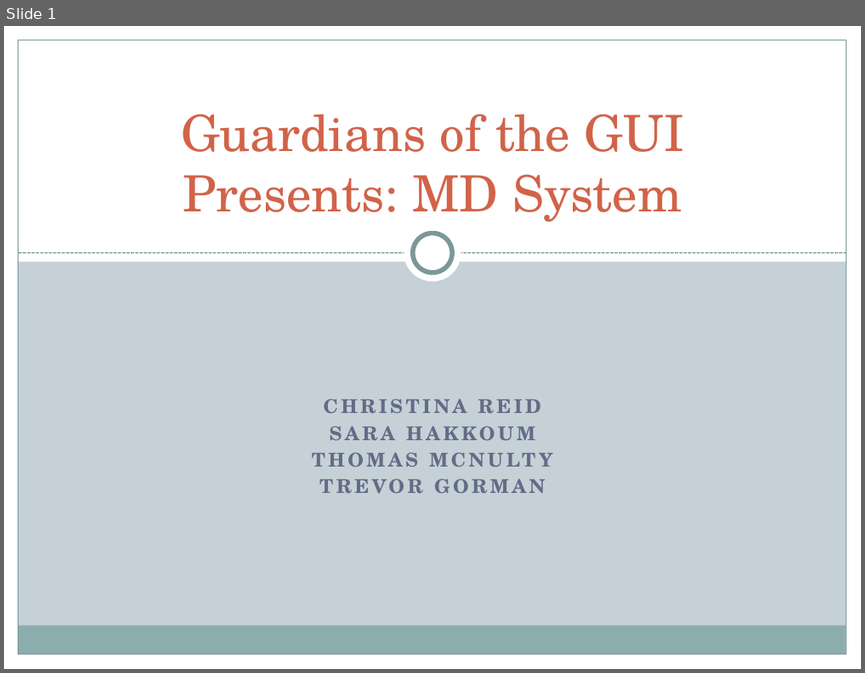
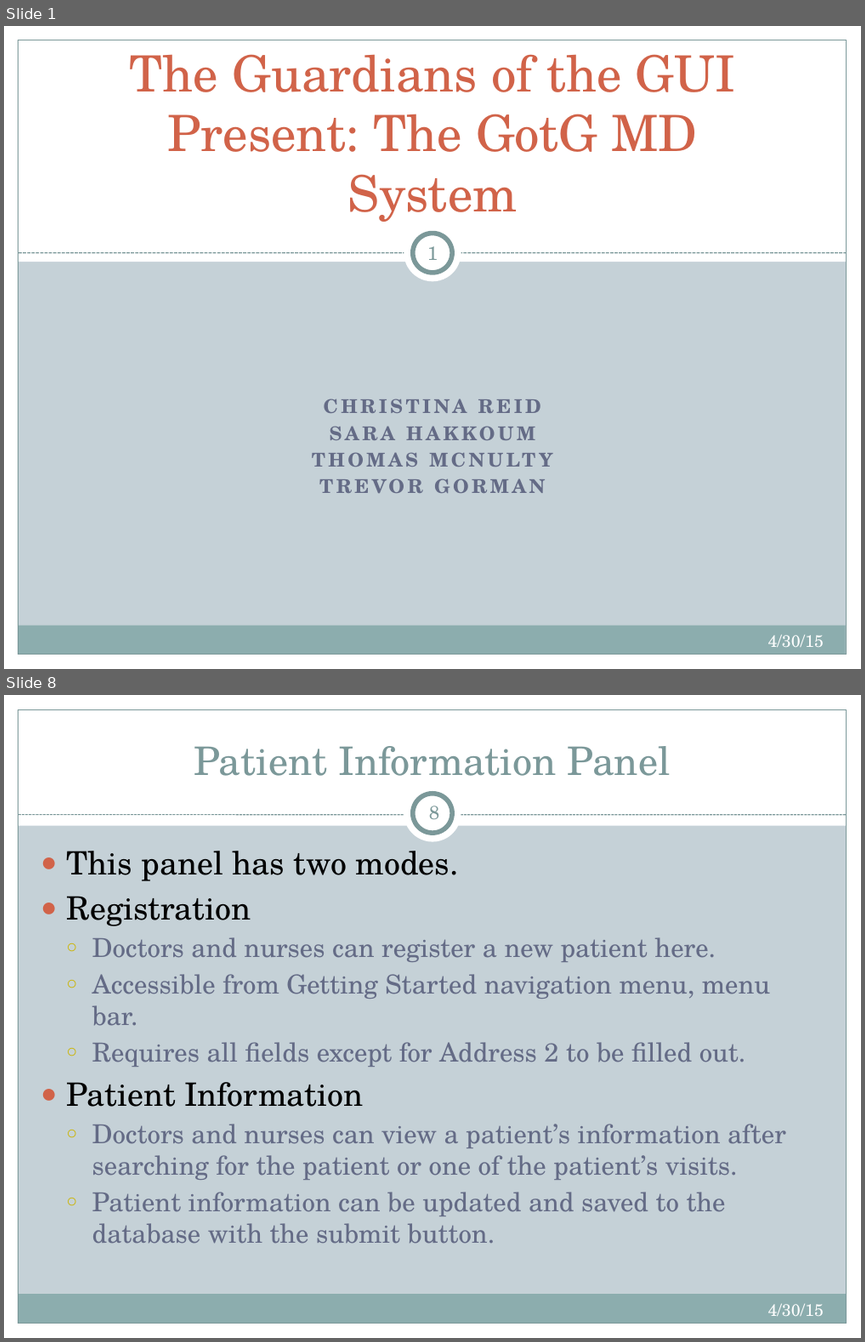
Before and after one commit to tmcnulty14/guardians-md, a slide deck: Guardians of the GUI MD System Presentation.pptx. Shown one above the other, each under a label of ours: slide 1 before the commit, slides 1 and 8 after it; the slides between them are not shown. The pictures are 865x673 and 865x1342 pixels, drawn with LibreOffice and Linux fonts; fonts in the diff are those of the drawing. Boxes give left, top, right and bottom in pixels: in the first picture for what was removed or moved away, otherwise in the second. Text is boxed around its words. In the diff, an @@ line names an element or a change of style, - is before the commit and + after.

```diff
--- a/Guardians of the GUI MD System Presentation.pptx
+++ b/Guardians of the GUI MD System Presentation.pptx
@@ slide 8 added at (4, 695, 861, 1338), background #C5D1D7; not listed: 5 template elements that a slide beside it also shows @@
@@ rectangle added at (4, 695, 861, 825), fill #FFFFFF @@
@@ title added at (194, 746, 670, 776), 33 pt, text #7C999A @@
+Patient Information Panel
@@ ellipse added at (404, 785, 461, 842), fill #FFFFFF @@
@@ ellipse added at (413, 794, 452, 833), fill #FFFFFF, outline #7C999A 4 pt @@
@@ line added from (18, 815) to (846, 815), #7C999A 0.75 pt dashed @@
@@ page number added at (429, 805, 439, 819), 16 pt, text #7C999A @@
+8
@@ text added at (66, 851, 786, 1243), 22 pt, text #646B86 @@
+● This panel has two modes.
+● Registration
+  ○ Doctors and nurses can register a new patient here.
+  ○ Accessible from Getting Started navigation menu, menu bar.
+  ○ Requires all fields except for Address 2 to be filled out.
+● Patient Information
+  ○ Doctors and nurses can view a patient’s information after searching for the patient or one of the patient’s visits.
+  ○ Patient information can be updated and saved to the database with the submit button.
@@ text added at (768, 1303, 823, 1315), 14 pt, text #FFFFFF @@
+4/30/15
@@ slide 1 changed as well @@
@@ title at (130, 54, 736, 222): text changed @@
-Guardians of the GUI
-Presents: MD System
+The Guardians of the GUI Present: The GotG MD System
@@ page number added at (427, 246, 438, 260), 16 pt, text #7C999A @@
+1
@@ text added at (768, 634, 823, 646), 14 pt, text #FFFFFF @@
+4/30/15
```
Also in this commit, not shown: 7 other slides changed, 18 other slides added, 1 other file.
